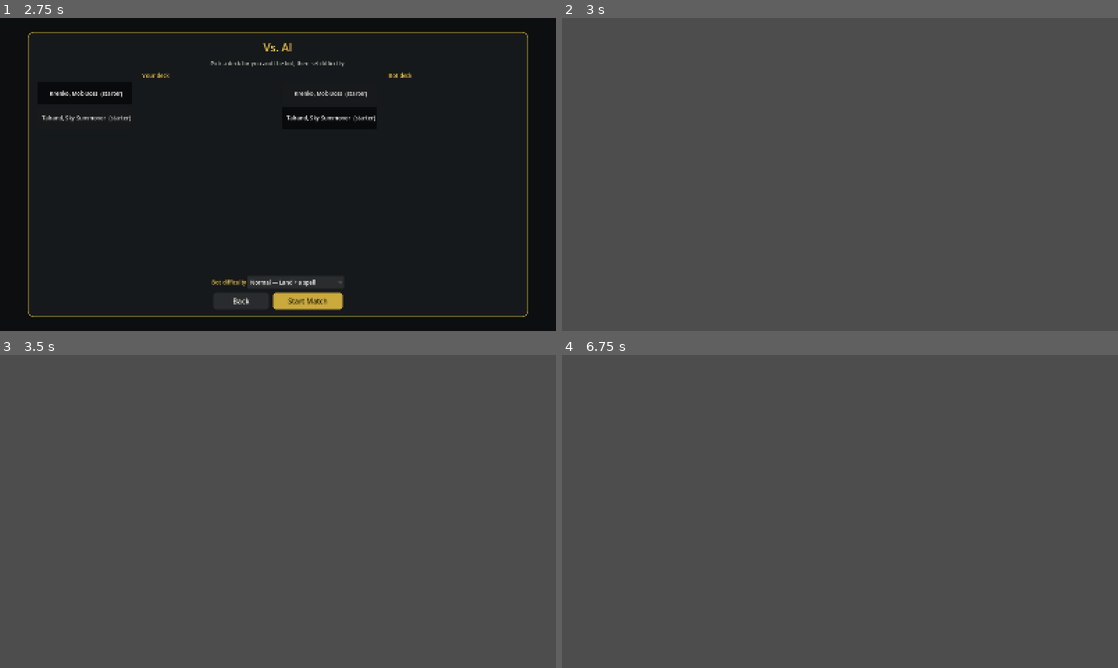
Above: before the commit, frames 1-4 (two rows, left to right).
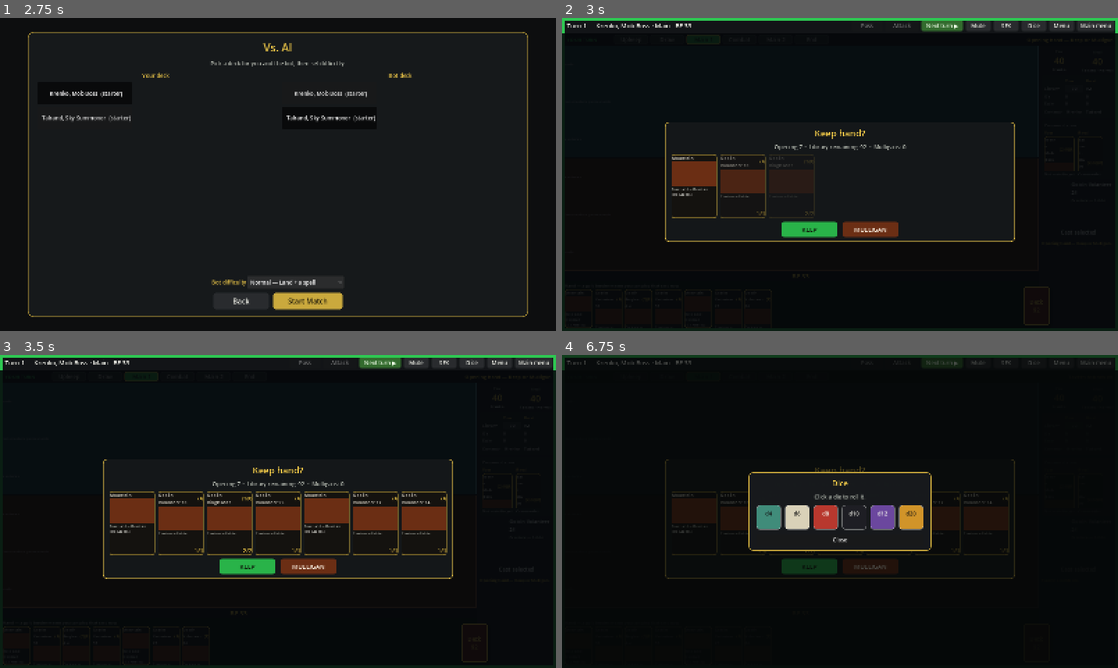
Above: after the commit, the same moments.

Repository: ryanqp/aetherfold
Game: Godot game, scene res://scenes/main_menu.tscn
Same seed, same stepped clock (60 frames per second), same inputs: the game is played once before the commit and once after it.
Inputs (mouse positions are in pixels of both pictures, inside the frame that each line leads up to):
- Up to frame 1 (2.75 s): click "Vs. AI" at 0.5 s; click "Normal — Land + a spell" at 1.25 s; click "Normal — Land + a spell" at 2 s
- Up to frame 2 (3 s): click "Start Match" at 2.75 s
- Up to frame 3 (3.5 s): no input
- Up to frame 4 (6.75 s): click (940, 361) at 3.5 s, where only the run after the commit has a clickable "Next turn ▶"; click (940, 361) at 4.25 s, where only the run after the commit has a clickable "Next turn ▶"; click (1006, 361) at 5 s, where only the run after the commit has a clickable "SFX"; click (1006, 361) at 5.75 s, where only the run after the commit has a clickable "SFX off"; click (1034, 361) at 6.5 s, where only the run after the commit has a clickable "Dice"

Frame 1 is identical in both runs. In frame 2, 100% of the frame differs, in the area x 0-100%, y 0-100%; in frame 3, 100%; in frame 4, 100%.
Error before the commit: Parse Error: Cannot infer the type of "ready" variable because the value doesn't have a set type. (res://scripts/table.gd:1579)

Commit message:
Fix untyped var in attack button paint
Co-Authored-By: Claude Sonnet 5.5 <noreply@anthropic.com>
Claude-Session: https://claude.ai/code/session_01SZvao3Uy1aYQm6w4NyhWqk

Diff:
--- a/scripts/table.gd
+++ b/scripts/table.gd
@@ -1573,10 +1573,10 @@
 			pass_btn.disabled = not session.can_play()
 	if declare_btn:
 		var dsel: Dictionary = v.find_card(str(v.selected_id))
-		var mine_creature := not dsel.is_empty() and _card_in(v.you.get("creatures", []), str(dsel.get("id", "")))
+		var mine_creature: bool = not dsel.is_empty() and _card_in(v.you.get("creatures", []), str(dsel.get("id", "")))
 		declare_btn.visible = mine_creature and bool(v.active_is_you) and not _in_blocking_mode()
 		if declare_btn.visible:
-			var ready := bool(dsel.get("ready_to_attack", false)) and session.can_play() and not session.draw_waiting()
+			var ready: bool = bool(dsel.get("ready_to_attack", false)) and session.can_play() and not session.draw_waiting()
 			declare_btn.disabled = not ready
 			declare_btn.text = "Attack with this ⚔" if ready else ("Summoning sick" if bool(dsel.get("summoning_sick", false)) else "Can't attack now")
 	if play_btn:
